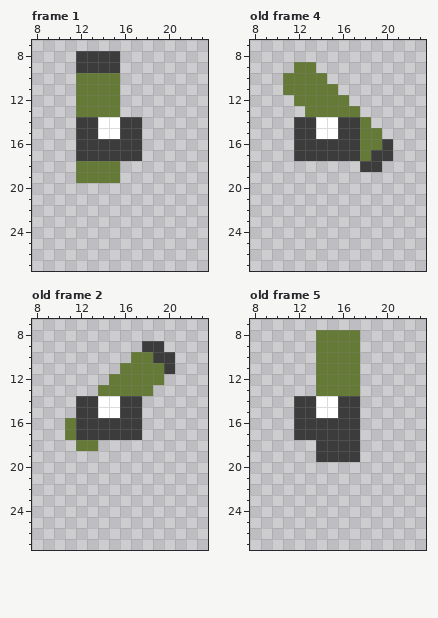
Two states of a pixel-art file, .files/launcher/grapple 2x.aseprite. That is the earlier state.
32x32 pixels, 6 frames. Shown: frame 1: x 8..23, y 7..27; old frame 4: x 8..23, y 7..27; old frame 2: x 8..23, y 7..27; old frame 5: x 8..23, y 7..27. The commit also changed other frames, which this record leaves out.
Now the later version:
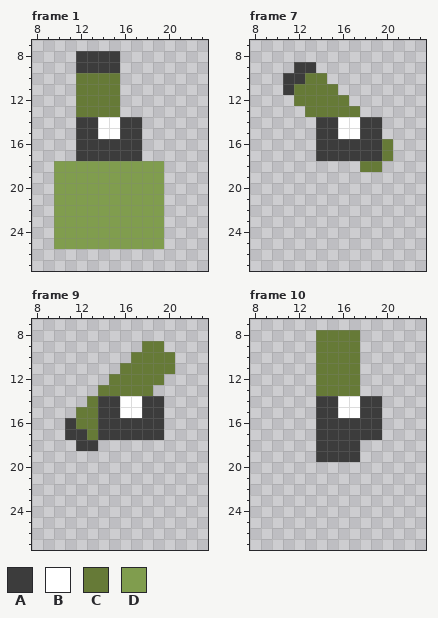
Palette (. is transparent): A #3c3c3c  B #ffffff  C #667a37  D #809d4e
A new or re-ordered frame is compared with the old frame closest to it.
Commit: realizing why launcher sprite is made that way start of grapple
Changes in this commit:
frames 6 -> 11
layer "Layer 3" added
Frame 1, layer "Layer 3":
y 18..19: x 10..19 ..CCCC.... -> DDDDDDDDDD
y 20..25: x 10..19 .......... -> DDDDDDDDDD
Frame 7 is new; against old frame 4, layers "Layer 1", "Layer 2":
y 9: x 12..13 CC -> AA
y 10: x 11..12 CC -> AA
y 11: x 11 C -> A
y 14: x 12..19 AABBAAC. -> ..AABBAA
y 15: x 12..19 AABBAACC -> ..AABBAA
y 16: x 12..13 AA -> ..; x 18..20 CCA -> AAC
y 17: x 12..13 AA -> ..; x 18 C -> A; x 20 A -> C
y 18: x 18..19 AA -> CC
Frame 9 is new; against old frame 2, layers "Layer 1", "Layer 2":
y 9: x 18..19 AA -> CC
y 10: x 19..20 AA -> CC
y 11: x 20 A -> C
y 14: x 12..19 AABBAA.. -> .CAABBAA
y 15: x 12..19 AABBAA.. -> CCAABBAA
y 16: x 11..13 CAA -> ACC; x 18..19 .. -> AA
y 17: x 11 C -> A; x 13 A -> C; x 18..19 .. -> AA
y 18: x 12..13 CC -> AA
Frame 10 is new; against old frame 5, layer "Layer 1":
y 14..15: x 12..19 AABBAA.. -> ..AABBAA
y 16..17: x 12..13 AA -> ..; x 18..19 .. -> AA
Changed places in both pictures, as pixel boxes (x1, y1, x2, y2):
changed: (54, 161, 164, 249)
changed: (283, 62, 393, 172)
changed: (65, 341, 175, 451)
changed: (294, 396, 382, 440)
